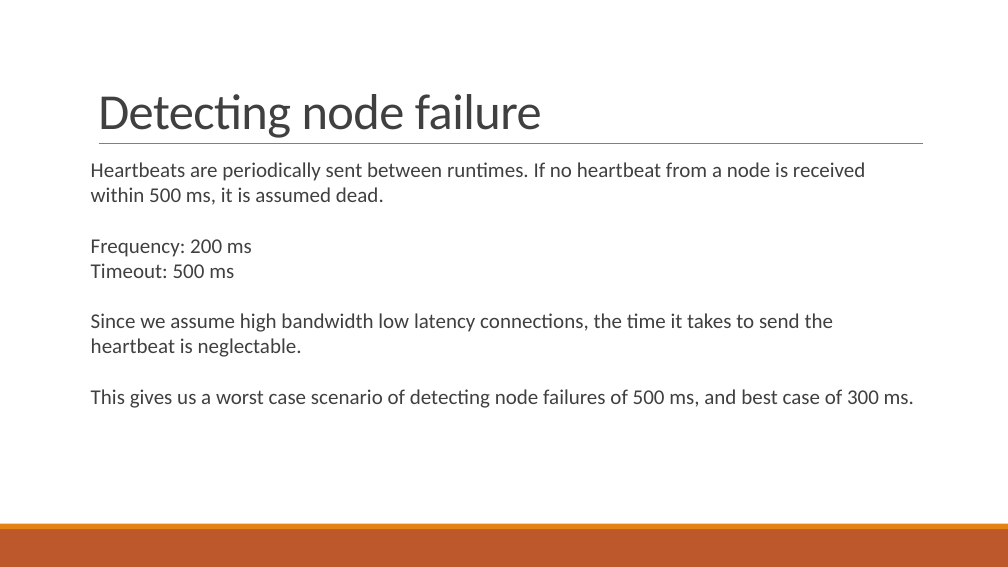
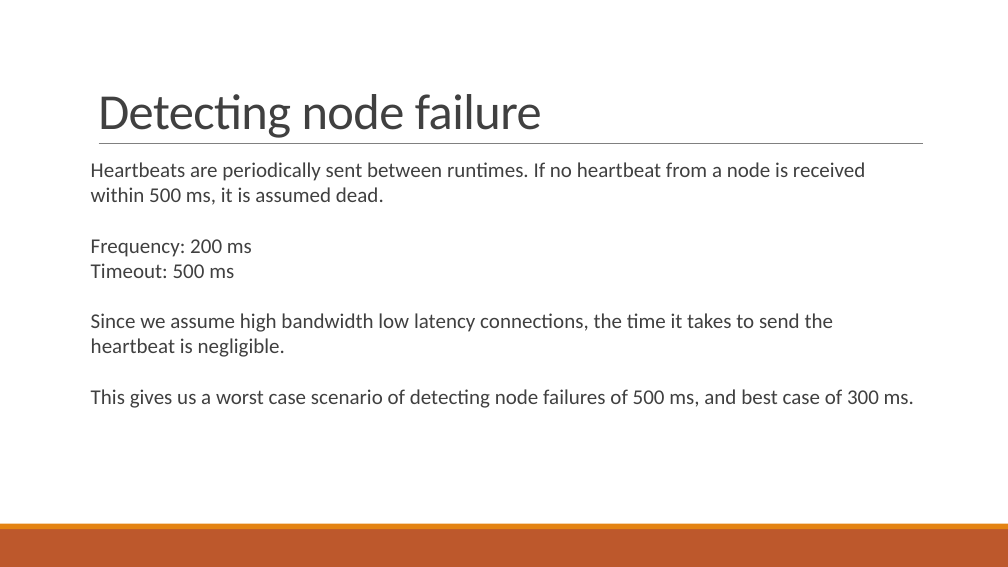
Before and after one commit to PStahl/master_thesis, a slide deck: slide 13 of presentation/presentation.pptx. Drawn at 1008x567 pixels with LibreOffice and Linux fonts; fonts in the diff are those of the drawing. Boxes give left, top, right and bottom in pixels: in the first picture for what was removed or moved away, otherwise in the second. Text is boxed around its words. In the diff, an @@ line names an element or a change of style, - is before the commit and + after.

Commit message:
update presentation

```diff
--- a/presentation/presentation.pptx
+++ b/presentation/presentation.pptx
@@ text at (91,313,834,357): text changed @@
-Since we assume high bandwidth low latency connections, the time it takes to send the heartbeat is neglectable.
+Since we assume high bandwidth low latency connections, the time it takes to send the heartbeat is negligible.
```
Also in this commit, not shown: 2 other slides changed.
